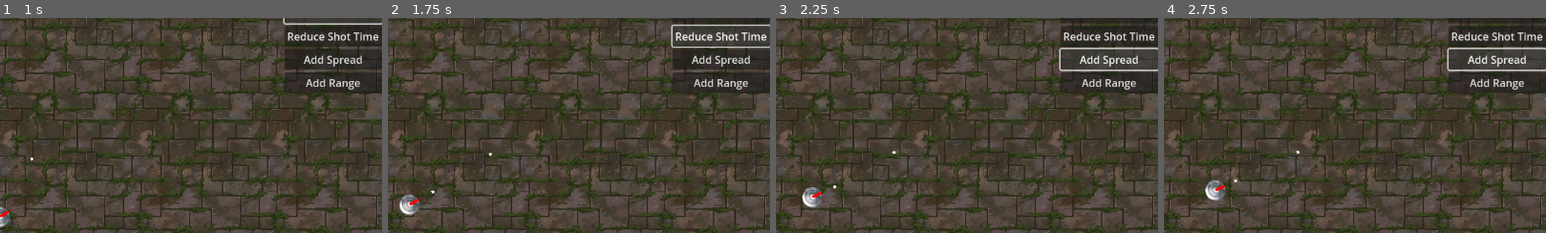
Above: before the commit, frames 1-4 (left to right).
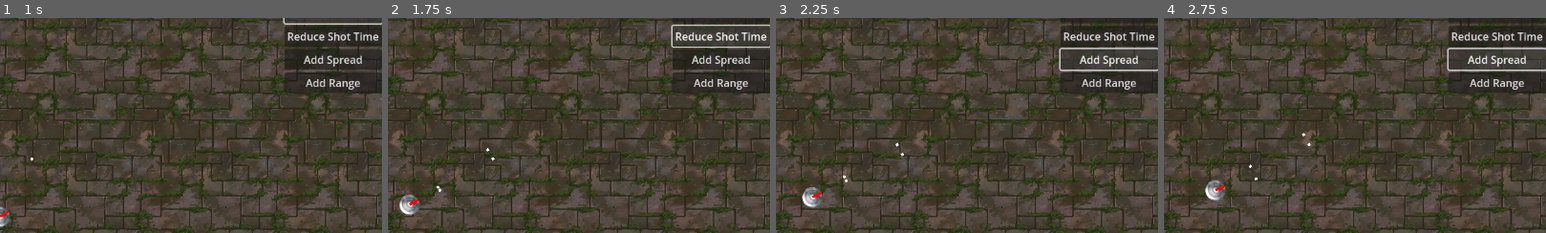
Above: after the commit, the same moments.

Repository: variantc/ShootMan
Game: Godot game, scene res://scenes/world.tscn
The game is run twice, just before and just after one commit, with the same random seed, the same clock (stepped at 60 frames per second) and the same inputs.
Inputs:
- Up to frame 1 (1 s): click "Add Shot" at 0.5 s
- Up to frame 2 (1.75 s): click "Reduce Shot Time" at 1.25 s
- Up to frame 3 (2.25 s): click "Add Spread" at 2 s
- Up to frame 4 (2.75 s): no input
The pictures show only the part of the screen within x 50-100%, y 4-54%; the shares and areas given below are measured in that part.

Frame 1 is identical in both runs. In frame 2, less than 0.1% of the frame differs, in the area x 11-28%, y 60-82%; in frame 3, less than 0.1%, in the area x 14-34%, y 57-80%; in frame 4, less than 0.1%.

Commit message:
refactored upgrade system more - static upgrade Type

Diff:
--- a/scripts/GUI_controller.gd
+++ b/scripts/GUI_controller.gd
@@ -6,13 +6,15 @@
 func _ready():
 	# Initialize dictionary in _ready when nodes are available
 	upgrades = {
-		"shot_number": %ShotButton,
-		"shot_time": %TimeButton,
-		"shot_spread": %SpreadButton,
-		"shot_lifetime": %LifetimeButton
+		UpgradeManager.Type.SHOT_NUMBER: %ShotButton,
+		UpgradeManager.Type.SHOT_TIME: %TimeButton,
+		UpgradeManager.Type.SHOT_SPREAD: %SpreadButton,
+		UpgradeManager.Type.SHOT_LIFETIME: %LifetimeButton
 	}
 
+
 	for upgrade_type in upgrades:
+		print(upgrade_type)
 		upgrades[upgrade_type].button_up.connect(
 			func(): SignalBus.upgrade_button_pressed.emit(upgrade_type)
 		)
--- a/scripts/player.gd
+++ b/scripts/player.gd
@@ -16,16 +16,17 @@
 func _ready():
 	SignalBus.apply_upgrade.connect(_on_apply_upgrade)
 
-func _on_apply_upgrade(upgrade_type: String, amount: float):
+
+func _on_apply_upgrade(upgrade_type: int, amount: float, operation: int):
 	match upgrade_type:
-		"shot_number":
+		UpgradeManager.Type.SHOT_NUMBER:
 			current_gun.shot_number += amount
 			current_gun.shot_spread += 5
-		"shot_time":
+		UpgradeManager.Type.SHOT_TIME:
 			current_gun.shot_time += amount
-		"shot_spread":
+		UpgradeManager.Type.SHOT_SPREAD:
 			current_gun.shot_spread += amount
-		"shot_lifetime":
+		UpgradeManager.Type.SHOT_LIFETIME:
 			current_gun.current_bullet.lifetime += amount
 
 
--- a/scripts/upgrade_manager.gd
+++ b/scripts/upgrade_manager.gd
@@ -1,25 +1,40 @@
 extends Node
+class_name UpgradeManager
 
 
-@export var score_text : ScoreText
-@export var upgrade_cost := 1
+static var Type = {
+	SHOT_NUMBER = 0,
+	SHOT_TIME = 1,
+	SHOT_SPREAD = 2,
+	SHOT_LIFETIME = 3
+}
 
+static var Operation = {
+	ADD = 0,
+	MULTIPLY = 1
+}
 
-# Define upgrade properties
-const UPGRADE_VALUES = {
-	"shot_number": {"amount": 1.0, "type": "add"},
-	"shot_time": {"amount": -0.05, "type": "add"},
-	"shot_spread": {"amount": 10.0, "type": "add"},
-	"shot_lifetime": {"amount": 0.25, "type": "add"}
+static var UPGRADE_VALUES = {
+	Type.SHOT_NUMBER: {"amount": 1.0, "operation": Operation.ADD},
+	Type.SHOT_TIME: {"amount": -0.05, "operation": Operation.ADD},
+	Type.SHOT_SPREAD: {"amount": 10.0, "operation": Operation.ADD},
+	Type.SHOT_LIFETIME: {"amount": 0.25, "operation": Operation.ADD}
 }
+
+@export var score_text: ScoreText
+@export var upgrade_cost := 0
 
 func _ready():
 	SignalBus.upgrade_button_pressed.connect(_on_upgrade_button_pressed)
 
-func _on_upgrade_button_pressed(upgrade_type: String):
+
+func _on_upgrade_button_pressed(upgrade_type: int):
 	if score_text.score >= upgrade_cost:
 		score_text.score -= upgrade_cost
+		var upgrade_info = UPGRADE_VALUES[upgrade_type]
+		print(upgrade_info)
 		SignalBus.apply_upgrade.emit(
 			upgrade_type,
-			UPGRADE_VALUES[upgrade_type]["amount"]
+			upgrade_info.amount,
+			upgrade_info.operation
 		)
